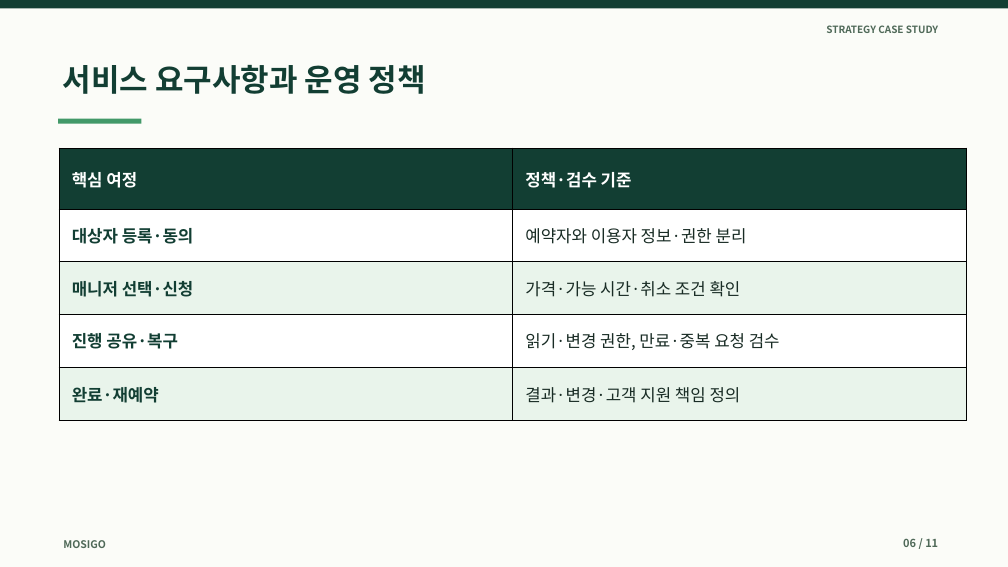
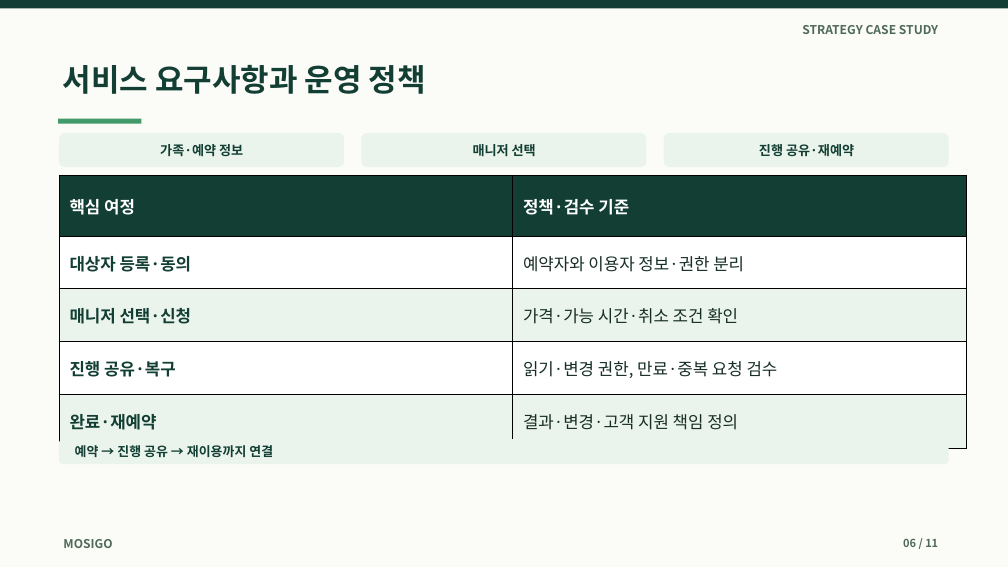
Before and after one commit to dohyunkimmm/mosigo-case-study, a slide deck: slide 6 of downloads/mosigo_report.pptx. Drawn at 1008x567 pixels with LibreOffice and Linux fonts; fonts in the diff are those of the drawing. Boxes give left, top, right and bottom in pixels: in the first picture for what was removed or moved away, otherwise in the second. Text is boxed around its words. In the diff, an @@ line names an element or a change of style, - is before the commit and + after.

Commit message:
design: MOSIGO Case Study 본문·발표자료·문서 QA 개선
* style: improve MOSIGO readability and mobile document controls

* content: use clear scenario terminology and clarify estimates without overstating outcomes

* content: adopt neutral scenario and planning language in MOSIGO materials

* content: adopt neutral scenario and planning language in MOSIGO materials

* design: modernize MOSIGO 11-slide editable presentation and scenario labels

* ci: preserve reviewed MOSIGO editable slide visuals during preview regeneration

* content: harmonize MOSIGO IR wording while retaining recorded figures and layouts

* fix: normalize MOSIGO visual slide text fonts for PDF and QA

* test: align MOSIGO smoke with scenario labels

* test: support refreshed MOSIGO source and generated PDF slide wording

* copy: refine scenario terminology for natural Korean reading

* copy: refine scenario terminology for natural Korean reading

* fix: remove duplicated Korean label in MOSIGO business scenario controls

```diff
--- a/downloads/mosigo_report.pptx
+++ b/downloads/mosigo_report.pptx
@@ text "STRATEGY CASE STUDY" at bbox=[802, 25, 938, 34]: size 9.5 to 11.5 pt @@
@@ rounded rectangle added at bbox=[59, 133, 344, 167], fill #EAF4EC @@
@@ text added at bbox=[160, 144, 243, 156], 12.5 pt, text #123E33, bold @@
+가족·예약 정보
@@ rounded rectangle added at bbox=[361, 133, 647, 167], fill #EAF4EC @@
@@ text added at bbox=[473, 144, 536, 156], 12.5 pt, text #123E33, bold @@
+매니저 선택
@@ rounded rectangle added at bbox=[664, 133, 949, 167], fill #EAF4EC @@
@@ text added at bbox=[759, 144, 854, 156], 12.5 pt, text #123E33, bold @@
+진행 공유·재예약
@@ table at bbox=[59, 175, 966, 434] @@
@@ fill #E9F4EB to #EAF4EC in 4 cells @@
@@ text colour #192C25 to #172E25 in "예약자와 이용자 정보·권한 분리", "가격·가능 시간·취소 조건 확인", "읽기·변경 권한, 만료·중복 요청 검수", "결과·변경·고객 지원 책임 정의" @@
@@ table: place and size @@
-table at bbox=[59, 148, 966, 421]
+table at bbox=[59, 175, 966, 434]
@@ rounded rectangle added at bbox=[59, 439, 949, 464], fill #EAF4EC @@
@@ text added at bbox=[75, 445, 273, 457], 12.3 pt, text #123E33, bold @@
+예약 → 진행 공유 → 재이용까지 연결
@@ text "MOSIGO" at bbox=[63, 539, 112, 548]: size 10 to 11.5 pt @@
```
Also in this commit, not shown: 10 other slides changed, 8 other files.
